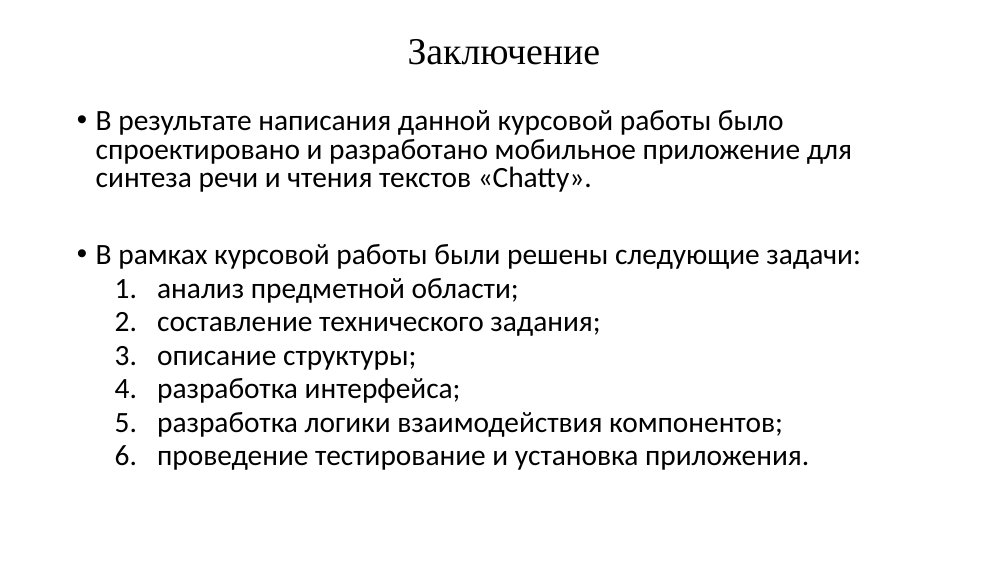
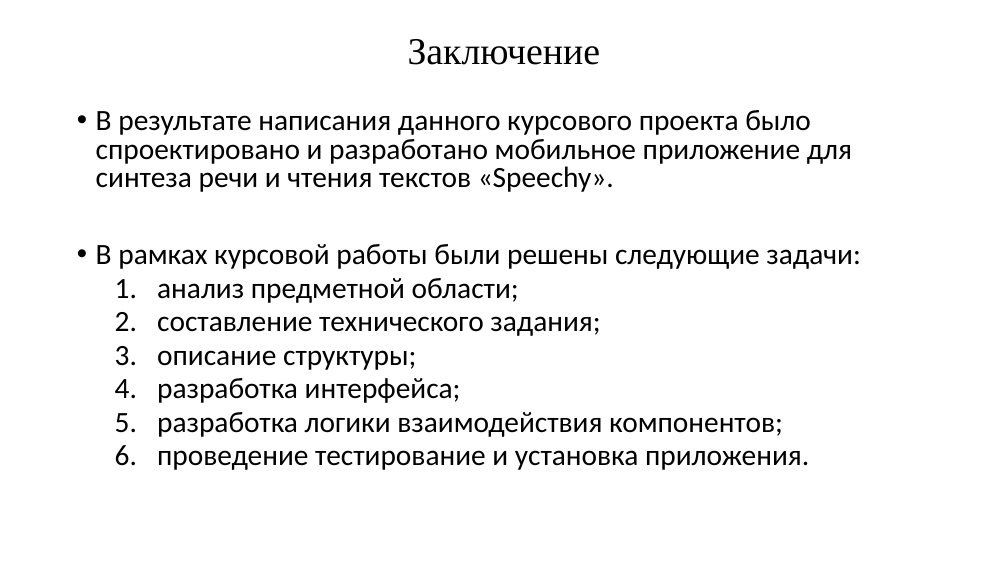
Before and after one commit to unicorndk/SpeechyProject, a slide deck: slide 11 of Презентация к КП.pptx. Drawn at 1008x567 pixels with LibreOffice and Linux fonts; fonts in the diff are those of the drawing. Boxes give left, top, right and bottom in pixels: in the first picture for what was removed or moved away, otherwise in the second. Text is boxed around its words. In the diff, an @@ line names an element or a change of style, - is before the commit and + after.

```diff
--- a/Презентация к КП.pptx
+++ b/Презентация к КП.pptx
@@ text at box(96, 110, 852, 192): text changed @@
-• В результате написания данной курсовой работы было спроектировано и разработано мобильное приложение для синтеза речи и чтения текстов «Chatty».
+• В результате написания данного курсового проекта было спроектировано и разработано мобильное приложение для синтеза речи и чтения текстов «Speechy».
```
Also in this commit, not shown: 1 other slide changed, 1 other file.
